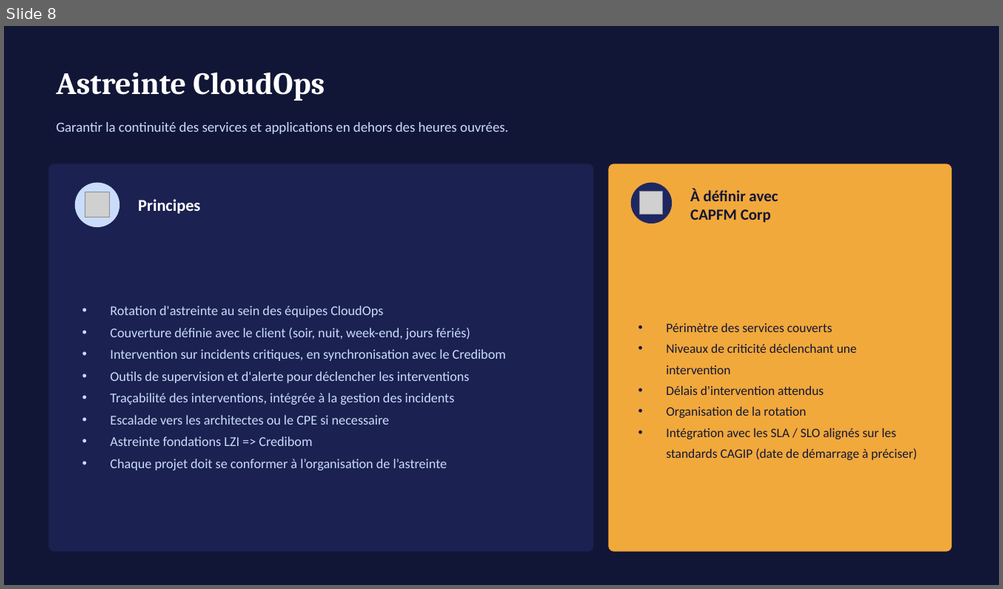
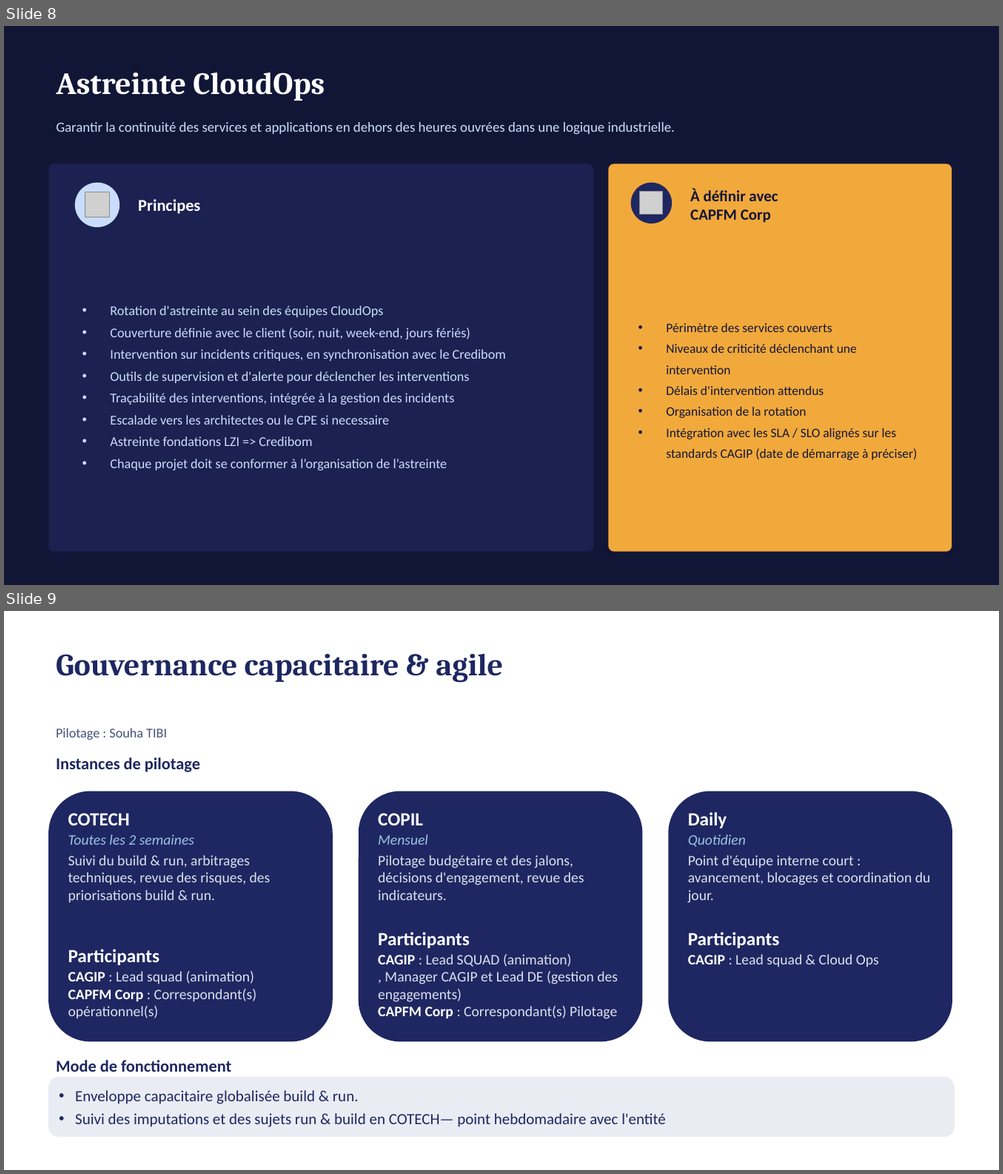
Before and after one commit to malphodo/newsfs, a slide deck: Modele_Operationnel_LZI.pptx. Shown one above the other, each under a label of ours: slide 8 before the commit, slides 8 and 9 after it. The pictures are 1003x589 and 1003x1174 pixels, drawn with LibreOffice and Linux fonts; fonts in the diff are those of the drawing; grey boxes stand for pictures. Boxes give left, top, right and bottom in pixels: in the first picture for what was removed or moved away, otherwise in the second. Text is boxed around its words. In the diff, an @@ line names an element or a change of style, - is before the commit and + after.

```diff
--- a/Modele_Operationnel_LZI.pptx
+++ b/Modele_Operationnel_LZI.pptx
@@ slide 9 added at (x1=4, y1=611, x2=999, y2=1170), background #FFFFFF @@
@@ text added at (x1=56, y1=654, x2=503, y2=683), 30 pt, text #1E2761, bold @@
+Gouvernance capacitaire & agile
@@ text added at (x1=56, y1=728, x2=167, y2=740), 13 pt, text #44507A @@
+Pilotage : Souha TIBI
@@ text added at (x1=56, y1=758, x2=200, y2=772), 16 pt, text #1E2761, bold @@
+Instances de pilotage
@@ rounded rectangle added at (x1=48, y1=792, x2=333, y2=1042), fill #1E2761, 14 pt, text #DDE0EE @@
+COTECH
+Toutes les 2 semaines
+Suivi du build & run, arbitrages techniques, revue des risques, des priorisations build & run.
+Participants
+CAGIP : Lead squad (animation)
+CAPFM Corp : Correspondant(s) opérationnel(s)
@@ rounded rectangle added at (x1=358, y1=792, x2=643, y2=1042), fill #1E2761, 14 pt, text #DDE0EE @@
+COPIL
+Mensuel
+Pilotage budgétaire et des jalons, décisions d'engagement, revue des indicateurs.
+Participants
+CAGIP : Lead SQUAD (animation)
+, Manager CAGIP et Lead DE (gestion des engagements)
+CAPFM Corp : Correspondant(s) Pilotage & stratégie
@@ rounded rectangle added at (x1=668, y1=792, x2=952, y2=1042), fill #1E2761, 14 pt, text #DDE0EE @@
+Daily
+Quotidien
+Point d'équipe interne court : avancement, blocages et coordination du jour.
+Participants
+CAGIP : Lead squad & Cloud Ops
@@ text added at (x1=56, y1=1060, x2=231, y2=1072), 16 pt, text #1E2761, bold @@
+Mode de fonctionnement
@@ rounded rectangle added at (x1=48, y1=1077, x2=955, y2=1138), fill #EAECF4, 15 pt, text #1E2761 @@
+• Enveloppe capacitaire globalisée build & run.
+• Suivi des imputations et des sujets run & build en COTECH— point hebdomadaire avec l'entité
@@ slide 8 changed as well @@
@@ text at (x1=56, y1=122, x2=674, y2=135): text changed @@
-Garantir la continuité des services et applications en dehors des heures ouvrées.
+Garantir la continuité des services et applications en dehors des heures ouvrées dans une logique industrielle.
```
Also in this commit, not shown: 8 other slides changed, 4 other slides added.
